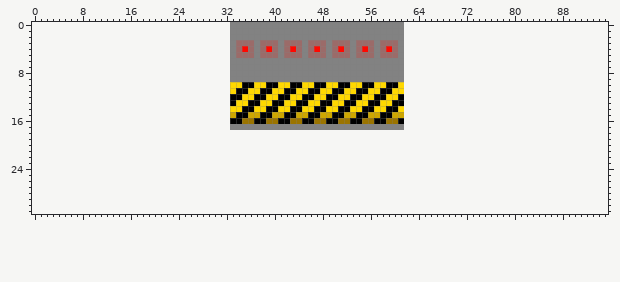
Sprite sheet, stored at main/resources/sprites/img/PoliceBarrierH.png. Above, as it was before the edit.
The file is 29x18 pixels. Colours within 5 levels of each other are drawn and written as one. The old version is drawn lined up with the new one, on the new canvas.
Now the later version:
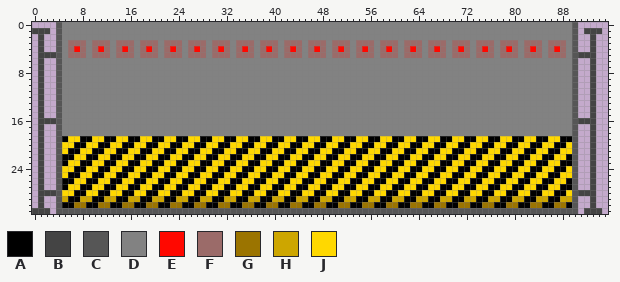
Palette (. is transparent): A #000000  B #444444  C #565656  D #828282  E #ff0800  F #9b6b69  G #9b7400  H #cda600  J #ffd800
Change:
canvas 29x18 -> 96x32, the old top-left corner now at 33,0
Changed rows in their new state; - is an unchanged pixel.
first column x 0:
 0 ----CDDDDDDDDDDDDDDDDDDDDDDDDDDDD-----------------------------DDDDDDDDDDDDDDDDDDDDDDDDDDDDC----
 1 BBB-CDDDDDDDDDDDDDDDDDDDDDDDDDDDD-----------------------------DDDDDDDDDDDDDDDDDDDDDDDDDDDDC-BBB
 2 -B--CDDDDDDDDDDDDDDDDDDDDDDDDDDDD-----------------------------DDDDDDDDDDDDDDDDDDDDDDDDDDDDC--B-
 3 -B--CDFFFDFFFDFFFDFFFDFFFDFFFDFFF-----------------------------FFFDFFFDFFFDFFFDFFFDFFFDFFFDC--B-
 4 -B--CDFEFDFEFDFEFDFEFDFEFDFEFDFEF-----------------------------FEFDFEFDFEFDFEFDFEFDFEFDFEFDC--B-
 5 -BBBCDFFFDFFFDFFFDFFFDFFFDFFFDFFF-----------------------------FFFDFFFDFFFDFFFDFFFDFFFDFFFDCBBB-
 6 -B--CDDDDDDDDDDDDDDDDDDDDDDDDDDDD-----------------------------DDDDDDDDDDDDDDDDDDDDDDDDDDDDC--B-
 7 -B--CDDDDDDDDDDDDDDDDDDDDDDDDDDDD-----------------------------DDDDDDDDDDDDDDDDDDDDDDDDDDDDC--B-
 8 -B--CDDDDDDDDDDDDDDDDDDDDDDDDDDDD-----------------------------DDDDDDDDDDDDDDDDDDDDDDDDDDDDC--B-
 9 -B--CDDDDDDDDDDDDDDDDDDDDDDDDDDDD-----------------------------DDDDDDDDDDDDDDDDDDDDDDDDDDDDC--B-
10 -B--CDDDDDDDDDDDDDDDDDDDDDDDDDDDDDDDDDDDDDDDDDDDDDDDDDDDDDDDDDDDDDDDDDDDDDDDDDDDDDDDDDDDDDC--B-
11 -B--CDDDDDDDDDDDDDDDDDDDDDDDDDDDDDDDDDDDDDDDDDDDDDDDDDDDDDDDDDDDDDDDDDDDDDDDDDDDDDDDDDDDDDC--B-
12 -B--CDDDDDDDDDDDDDDDDDDDDDDDDDDDDDDDDDDDDDDDDDDDDDDDDDDDDDDDDDDDDDDDDDDDDDDDDDDDDDDDDDDDDDC--B-
13 -B--CDDDDDDDDDDDDDDDDDDDDDDDDDDDDDDDDDDDDDDDDDDDDDDDDDDDDDDDDDDDDDDDDDDDDDDDDDDDDDDDDDDDDDC--B-
14 -B--CDDDDDDDDDDDDDDDDDDDDDDDDDDDDDDDDDDDDDDDDDDDDDDDDDDDDDDDDDDDDDDDDDDDDDDDDDDDDDDDDDDDDDC--B-
15 -B--CDDDDDDDDDDDDDDDDDDDDDDDDDDDDDDDDDDDDDDDDDDDDDDDDDDDDDDDDDDDDDDDDDDDDDDDDDDDDDDDDDDDDDC--B-
16 -BBBCDDDDDDDDDDDDDDDDDDDDDDDDDDDDDDDDDDDDDDDDDDDDDDDDDDDDDDDDDDDDDDDDDDDDDDDDDDDDDDDDDDDDDCBBB-
17 -B--CDDDDDDDDDDDDDDDDDDDDDDDDDDDD-----------------------------DDDDDDDDDDDDDDDDDDDDDDDDDDDDC--B-
18 -B--CDDDDDDDDDDDDDDDDDDDDDDDDDDDDDDDDDDDDDDDDDDDDDDDDDDDDDDDDDDDDDDDDDDDDDDDDDDDDDDDDDDDDDC--B-
19 -B--CAJJAAJJAAJJAAJJAAJJAAJJAAJJAAJJAAJJAAJJAAJJAAJJAAJJAAJJAAJJAAJJAAJJAAJJAAJJAAJJAAJJAAC--B-
20 -B--CJJAAJJAAJJAAJJAAJJAAJJAAJJAAJJAAJJAAJJAAJJAAJJAAJJAAJJAAJJAAJJAAJJAAJJAAJJAAJJAAJJAAJC--B-
21 -B--CJAAJJAAJJAAJJAAJJAAJJAAJJAAJJAAJJAAJJAAJJAAJJAAJJAAJJAAJJAAJJAAJJAAJJAAJJAAJJAAJJAAJJC--B-
22 -B--CAAJJAAJJAAJJAAJJAAJJAAJJAAJJAAJJAAJJAAJJAAJJAAJJAAJJAAJJAAJJAAJJAAJJAAJJAAJJAAJJAAJJAC--B-
23 -B--CAJJAAJJAAJJAAJJAAJJAAJJAAJJAAJJAAJJAAJJAAJJAAJJAAJJAAJJAAJJAAJJAAJJAAJJAAJJAAJJAAJJAAC--B-
24 -B--CJJAAJJAAJJAAJJAAJJAAJJAAJJAAJJAAJJAAJJAAJJAAJJAAJJAAJJAAJJAAJJAAJJAAJJAAJJAAJJAAJJAAJC--B-
25 -B--CJAAJJAAJJAAJJAAJJAAJJAAJJAAJJAAJJAAJJAAJJAAJJAAJJAAJJAAJJAAJJAAJJAAJJAAJJAAJJAAJJAAJJC--B-
26 -B--CAAJJAAJJAAJJAAJJAAJJAAJJAAJJAAJJAAJJAAJJAAJJAAJJAAJJAAJJAAJJAAJJAAJJAAJJAAJJAAJJAAJJAC--B-
27 -B--CAJJAAJJAAJJAAJJAAJJAAJJAAJJAAJJAAJJAAJJAAJJAAJJAAJJAAJJAAJJAAJJAAJJAAJJAAJJAAJJAAJJAAC--B-
28 -BBBCJJAAJJAAJJAAJJAAJJAAJJAAJJAAJJAAJJAAJJAAJJAAJJAAJJAAJJAAJJAAJJAAJJAAJJAAJJAAJJAAJJAAJCBBB-
29 -B--CHAAHHAAHHAAHHAAHHAAHHAAHHAAHHAAHHAAHHAAHHAAHHAAHHAAHHAAHHAAHHAAHHAAHHAAHHAAHHAAHHAAHHC--B-
30 -B--CAAGGAAGGAAGGAAGGAAGGAAGGAAGGAAGGAAGGAAGGAAGGAAGGAAGGAAGGAAGGAAGGAAGGAAGGAAGGAAGGAAGGAC--B-
31 BBB-CCCCCCCCCCCCCCCCCCCCCCCCCCCCCCCCCCCCCCCCCCCCCCCCCCCCCCCCCCCCCCCCCCCCCCCCCCCCCCCCCCCCCCC-BBB
Where, in picture pixels (left, top, right, bottom), the same in both pictures:
changed: (32, 22, 602, 214)
